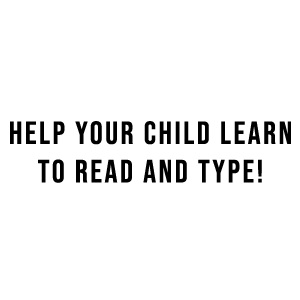
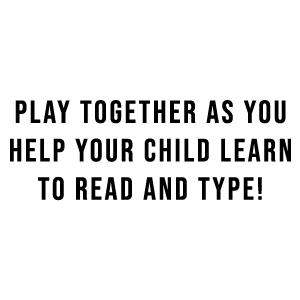
Comparing the layer stacks of the two 300 x 300 images. Changes:
renamed "HELP YOUR CHILD LEARN TO READ AND TYPE!" to "PLAY TOGETHER As you HELP YOUR CHILD LEARN TO READ AND TYPE!", painted on it over bbox(10, 100, 291, 201)
